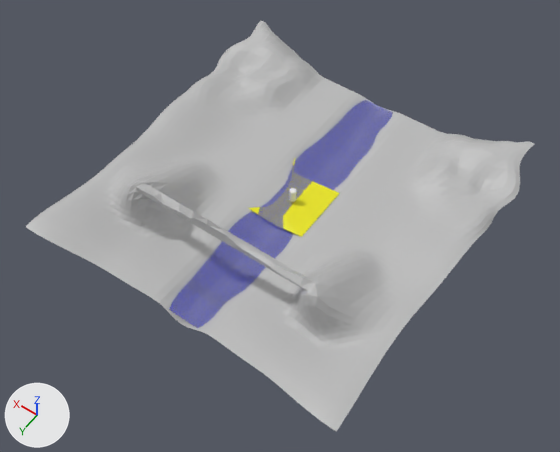
The Blender file web4/blendermaterials/landscape.blend: old version first, new version second.
Rendered twice from a camera (50 mm lens) standing at (-41.4, 61.2, 88.0) and looking at (-1.5, 5.3, 0.2). The lights are fixed; the arrows at lower left show +X, +Y and +Z.

In view in the first picture: 'Cube', 'landscape', 'sand', 'water'.
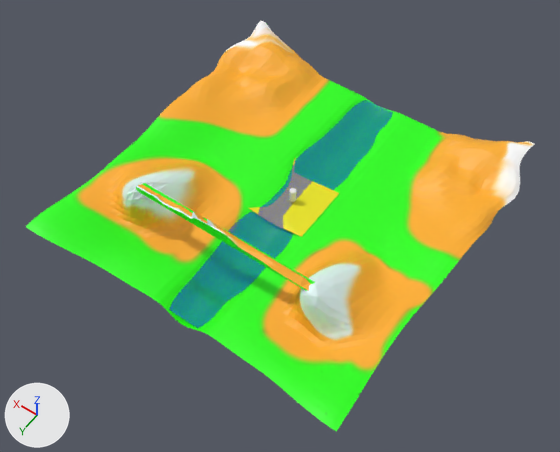
Where the change shows, as pixel boxes [x1, y1, x2, y2] in the pictures (560 x 452 px):
'landscape', surface changed
    both: [26, 21, 534, 432]
'Cube', surface changed
    both: [136, 183, 315, 291]

The edits, one by one:
Picture 'Landscape-texture' (img_landscape_texture) is new.
In material 'Landscape' (mat_landscape), base_color is no longer (0.5, 0.5, 0.5), grey #bcbcbc.
In material 'Landscape' (mat_landscape), texture is now set to img_landscape_texture.
